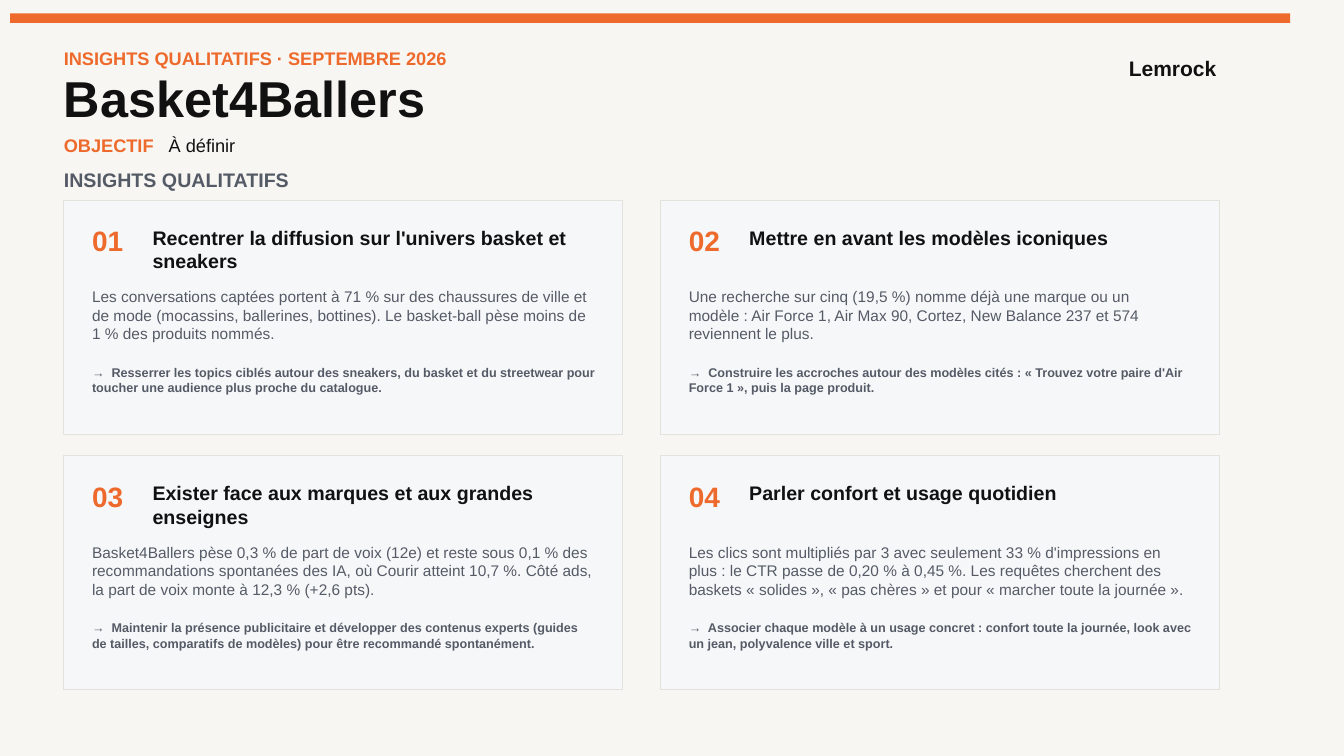
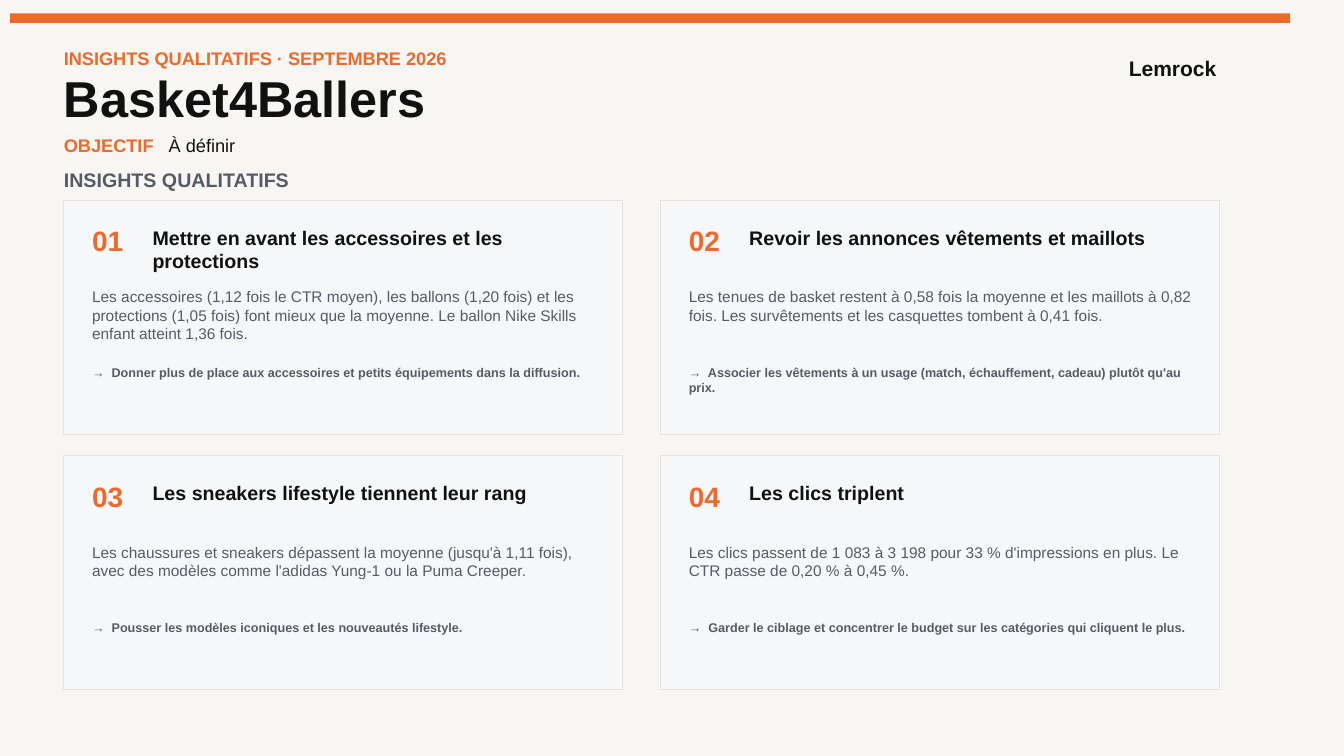
Before and after one commit to stephanemonmarson-creator/Lemrock, a slide deck: slide 6 of rapports/septembre/121026_Customer Success_Septembre 26.pptx (slide 8 before the commit). Drawn at 1344x756 pixels with LibreOffice and Linux fonts; fonts in the diff are those of the drawing. Boxes give left, top, right and bottom in pixels: in the first picture for what was removed or moved away, otherwise in the second. Text is boxed around its words. In the diff, an @@ line names an element or a change of style, - is before the commit and + after.

```diff
--- a/rapports/septembre/121026_Customer Success_Septembre 26.pptx
+++ b/rapports/septembre/121026_Customer Success_Septembre 26.pptx
@@ text at bbox=[153, 230, 502, 272]: text changed @@
-Recentrer la diffusion sur l'univers basket et sneakers
+Mettre en avant les accessoires et les protections
@@ text at bbox=[749, 230, 1145, 246]: text changed @@
-Mettre en avant les modèles iconiques
+Revoir les annonces vêtements et maillots
@@ text at bbox=[92, 291, 576, 341]: text changed @@
-Les conversations captées portent à 71 % sur des chaussures de ville et de mode (mocassins, ballerines, bottines). Le basket-ball pèse moins de 1 % des produits nommés.
+Les accessoires (1,12 fois le CTR moyen), les ballons (1,20 fois) et les protections (1,05 fois) font mieux que la moyenne. Le ballon Nike Skills enfant atteint 1,36 fois.
@@ text at bbox=[689, 290, 1191, 324]: text changed @@
-Une recherche sur cinq (19,5 %) nomme déjà une marque ou un modèle : Air Force 1, Air Max 90, Cortez, New Balance 237 et 574 reviennent le plus.
+Les tenues de basket restent à 0,58 fois la moyenne et les maillots à 0,82 fois. Les survêtements et les casquettes tombent à 0,41 fois.
@@ text at bbox=[112, 368, 580, 380]: text changed @@
-→ Resserrer les topics ciblés autour des sneakers, du basket et du streetwear pour toucher une audience plus proche du catalogue.
+→ Donner plus de place aux accessoires et petits équipements dans la diffusion.
@@ text at bbox=[689, 367, 1181, 395]: text changed @@
-→ Construire les accroches autour des modèles cités : « Trouvez votre paire d'Air Force 1 », puis la page produit.
+→ Associer les vêtements à un usage (match, échauffement, cadeau) plutôt qu'au prix.
@@ text at bbox=[153, 485, 527, 504]: text changed @@
-Exister face aux marques et aux grandes enseignes
+Les sneakers lifestyle tiennent leur rang
@@ text at bbox=[749, 485, 904, 504]: text changed @@
-Parler confort et usage quotidien
+Les clics triplent
@@ text at bbox=[92, 546, 572, 579]: text changed @@
-Basket4Ballers pèse 0,3 % de part de voix (12e) et reste sous 0,1 % des recommandations spontanées des IA, où Courir atteint 10,7 %. Côté ads, la part de voix monte à 12,3 % (+2,6 pts).
+Les chaussures et sneakers dépassent la moyenne (jusqu'à 1,11 fois), avec des modèles comme l'adidas Yung-1 ou la Puma Creeper.
@@ text at bbox=[689, 546, 1179, 579]: text changed @@
-Les clics sont multipliés par 3 avec seulement 33 % d'impressions en plus : le CTR passe de 0,20 % à 0,45 %. Les requêtes cherchent des baskets « solides », « pas chères » et pour « marcher toute la journée ».
+Les clics passent de 1 083 à 3 198 pour 33 % d'impressions en plus. Le CTR passe de 0,20 % à 0,45 %.
@@ text at bbox=[112, 622, 462, 635]: text changed @@
-→ Maintenir la présence publicitaire et développer des contenus experts (guides de tailles, comparatifs de modèles) pour être recommandé spontanément.
+→ Pousser les modèles iconiques et les nouveautés lifestyle.
@@ text at bbox=[708, 623, 1185, 635]: text changed @@
-→ Associer chaque modèle à un usage concret : confort toute la journée, look avec un jean, polyvalence ville et sport.
+→ Garder le ciblage et concentrer le budget sur les catégories qui cliquent le plus.
```
Also in this commit, not shown: 35 other slides changed, 8 slides removed, 48 other files.
